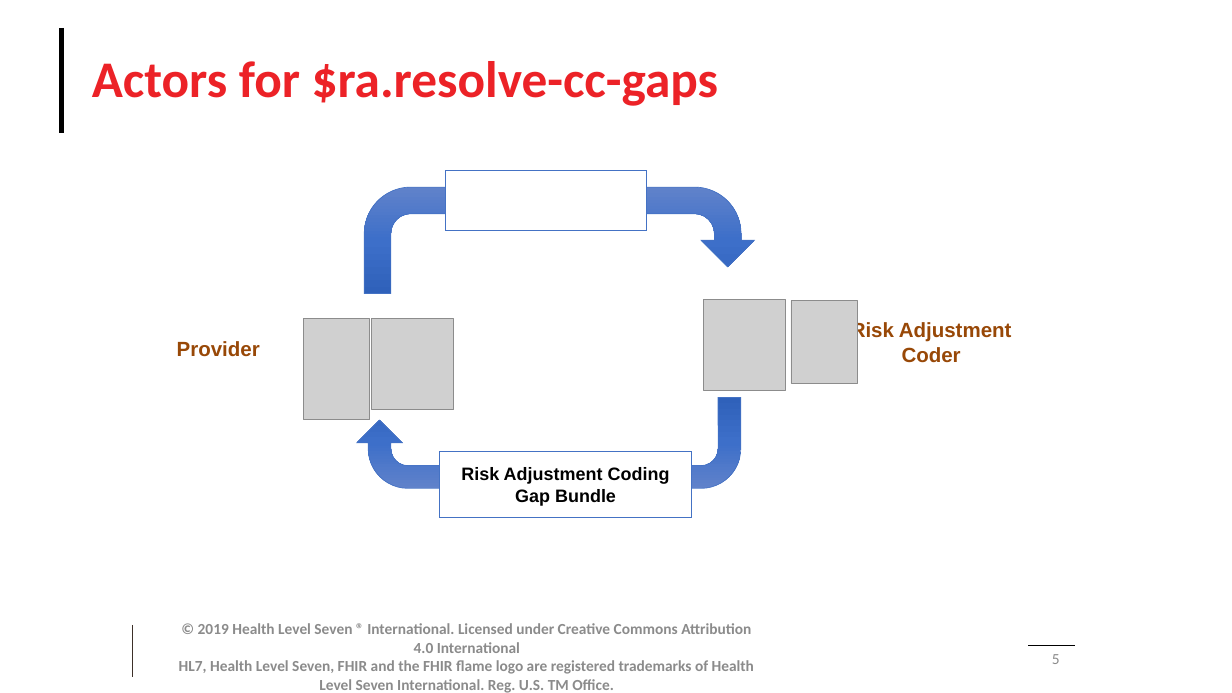
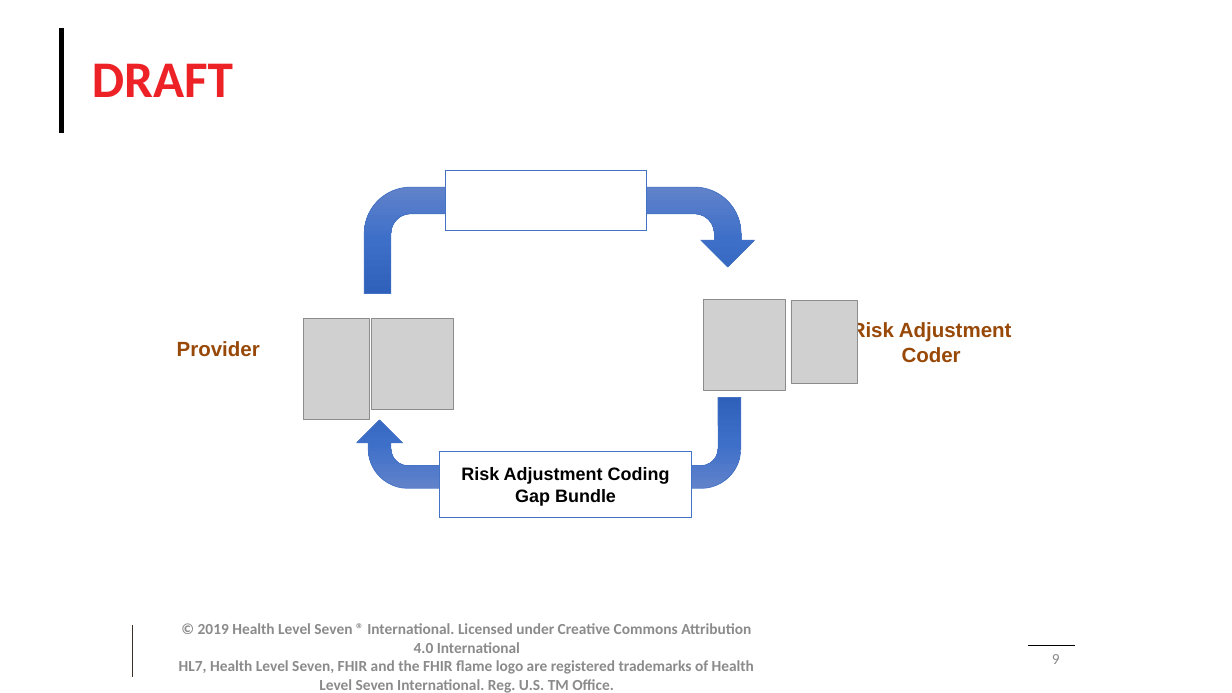
Before and after one commit to HL7/davinci-ra, a slide deck: slide 9 of input/images/Source/Risk Adjustment Images.pptx (slide 5 before the commit). Drawn at 1232x693 pixels with LibreOffice and Linux fonts; fonts in the diff are those of the drawing; grey boxes stand for pictures; background and template pictures are left out. Boxes give left, top, right and bottom in pixels: in the first picture for what was removed or moved away, otherwise in the second. Text is boxed around its words. In the diff, an @@ line names an element or a change of style, - is before the commit and + after.

```diff
--- a/input/images/Source/Risk Adjustment Images.pptx
+++ b/input/images/Source/Risk Adjustment Images.pptx
@@ title at [92,63,233,97]: text changed @@
-Actors for $ra.resolve-cc-gaps
+DRAFT
@@ page number at [1052,654,1060,664]: text changed @@
-5
+9
```
Also in this commit, not shown: 4 slides added, 13 other files.
